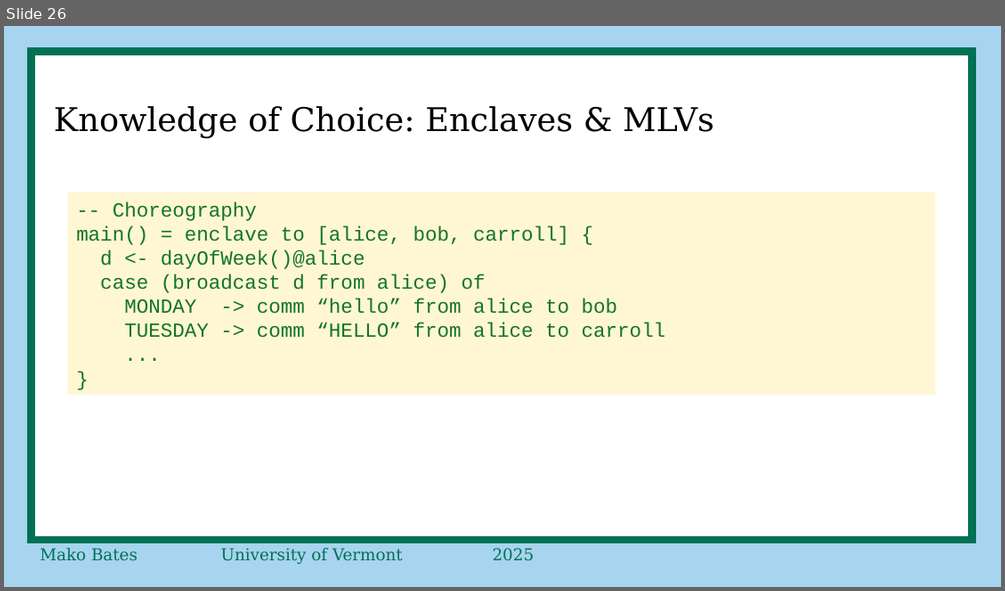
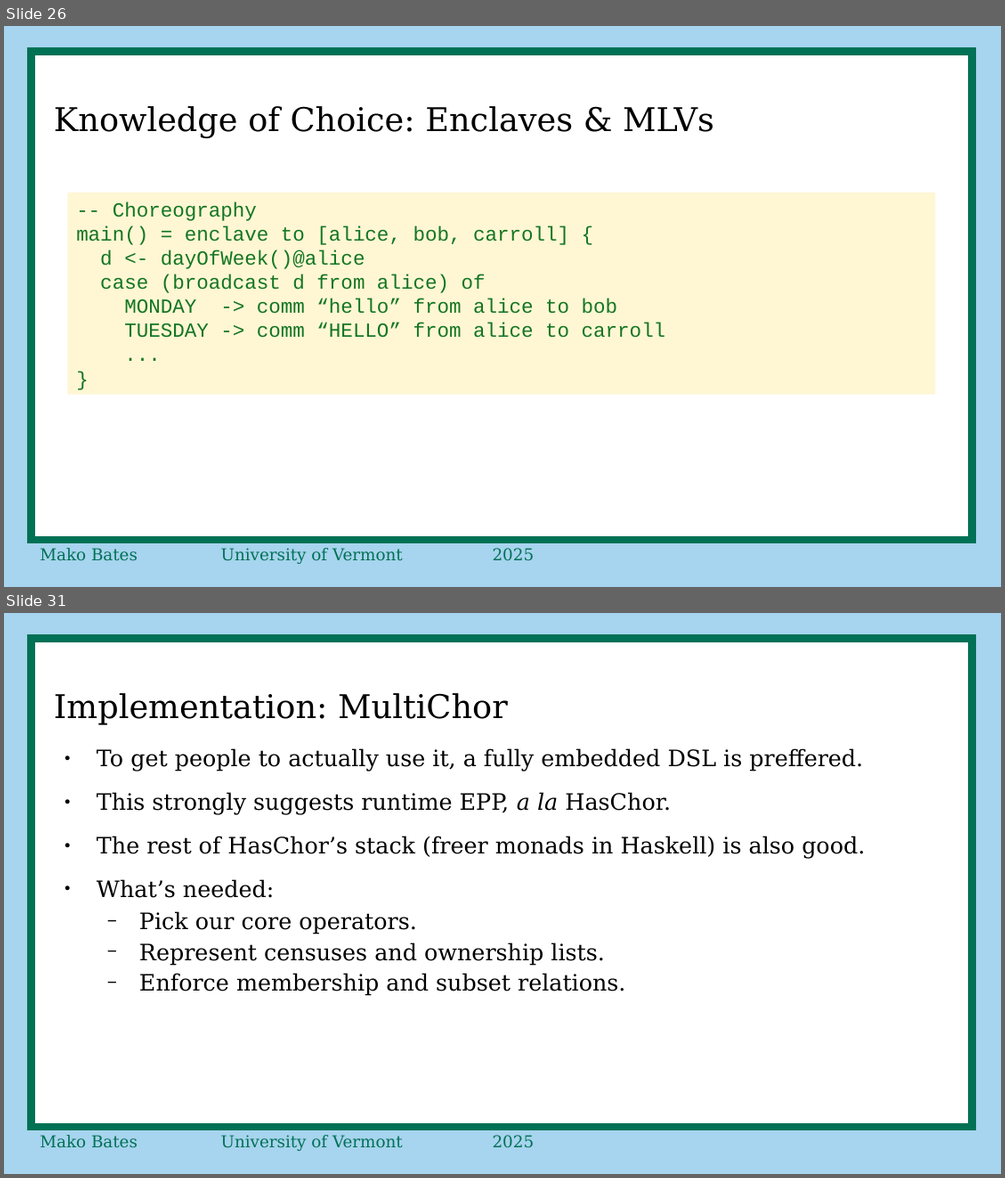
Before and after one commit to ShapeOfMatter/thesis_CP_UVM, a slide deck: proposal defense.odp. Shown one above the other, each under a label of ours: slide 26 before the commit, slides 26 and 31 after it; the slides between them are not shown. The pictures are 1005x591 and 1005x1178 pixels, drawn with LibreOffice and Linux fonts; fonts in the diff are those of the drawing. Boxes give left, top, right and bottom in pixels: in the first picture for what was removed or moved away, otherwise in the second. Text is boxed around its words. In the diff, an @@ line names an element or a change of style, - is before the commit and + after.

```diff
--- a/proposal defense.odp
+++ b/proposal defense.odp
@@ slide 31 added at bbox=[4, 613, 1001, 1174], background #A7D4EE; not listed: 2 template elements that a slide beside it also shows @@
@@ title added at bbox=[54, 693, 508, 725], 26 pt, text #000000 @@
+Implementation: MultiChor
@@ text added at bbox=[97, 748, 865, 996], 18 pt, text #000000 @@
+● To get people to actually use it, a fully embedded DSL is preffered.
+● This strongly suggests runtime EPP, a la HasChor.
+● The rest of HasChor’s stack (freer monads in Haskell) is also good.
+● What’s needed:
+  − Pick our core operators.
+  − Represent censuses and ownership lists.
+  − Enforce membership and subset relations.
```
Also in this commit, not shown: 1 slide changed, 21 other slides added, 28 slides removed.
